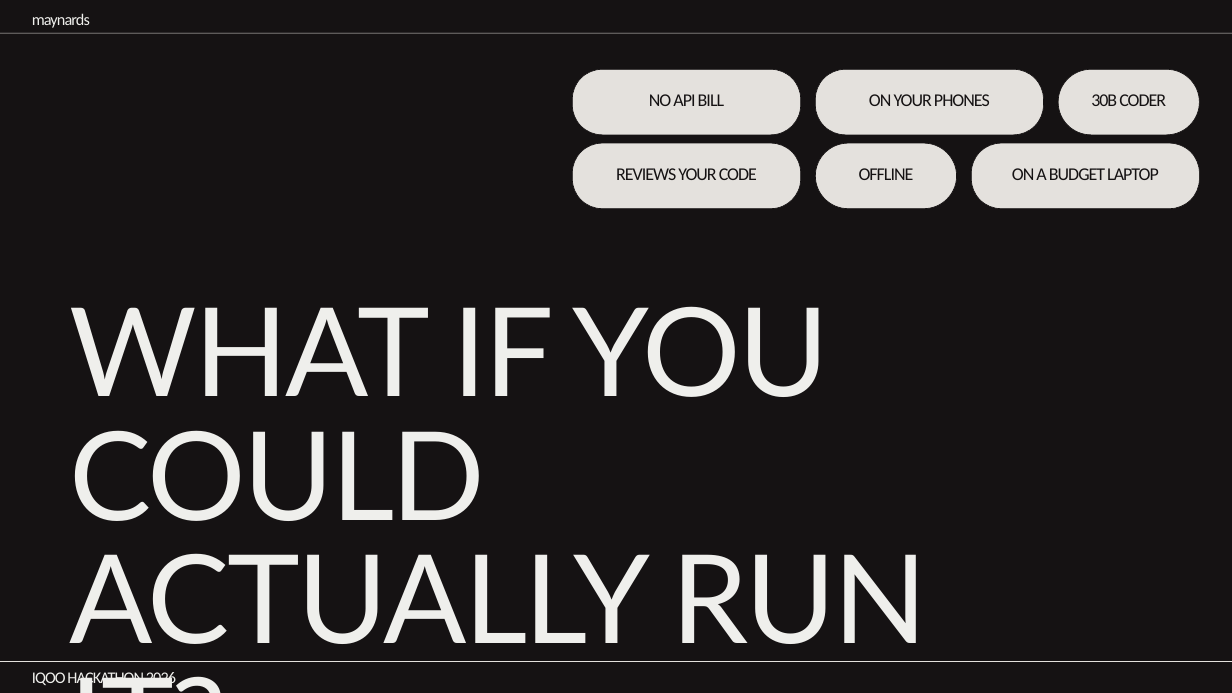
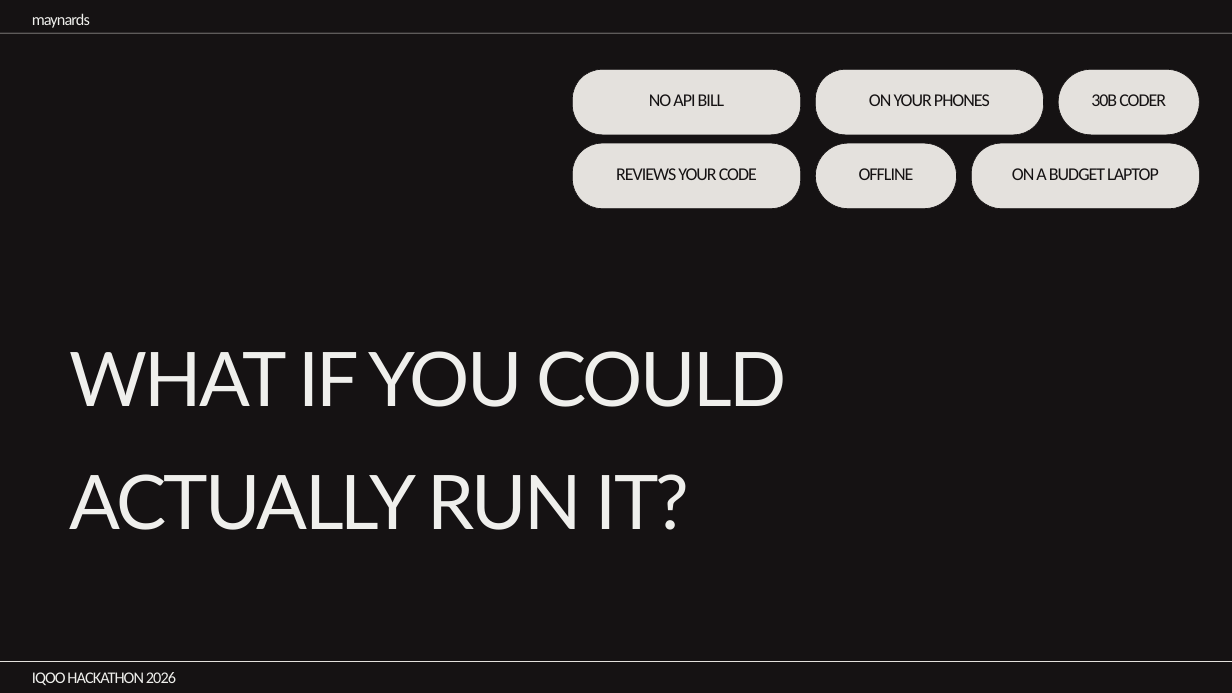
Before and after one commit to prajwal-gunnala/maynards, a slide deck: slide 2 of docs/deck/MeshAI_Deck_v4.pptx. Drawn at 1232x693 pixels with LibreOffice and Linux fonts; fonts in the diff are those of the drawing. Boxes give left, top, right and bottom in pixels: in the first picture for what was removed or moved away, otherwise in the second. Text is boxed around its words. In the diff, an @@ line names an element or a change of style, - is before the commit and + after.

```diff
--- a/docs/deck/MeshAI_Deck_v4.pptx
+++ b/docs/deck/MeshAI_Deck_v4.pptx
@@ text "WHAT IF YOU COULD ACTUALLY ..." at (69, 351, 786, 530): size 144 to 88 pt @@
```
Also in this commit, not shown: 2 other slides changed, 1 other file.
